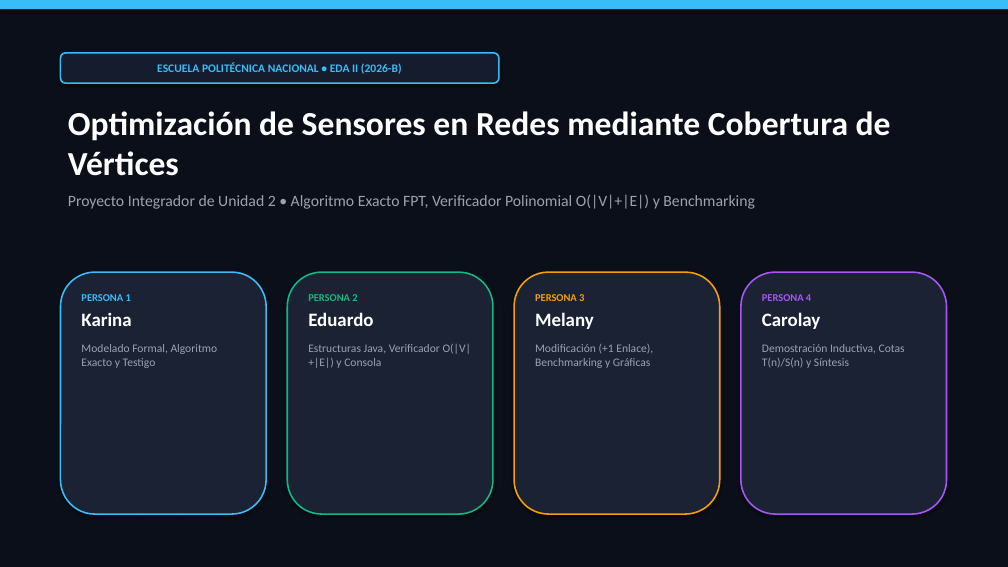
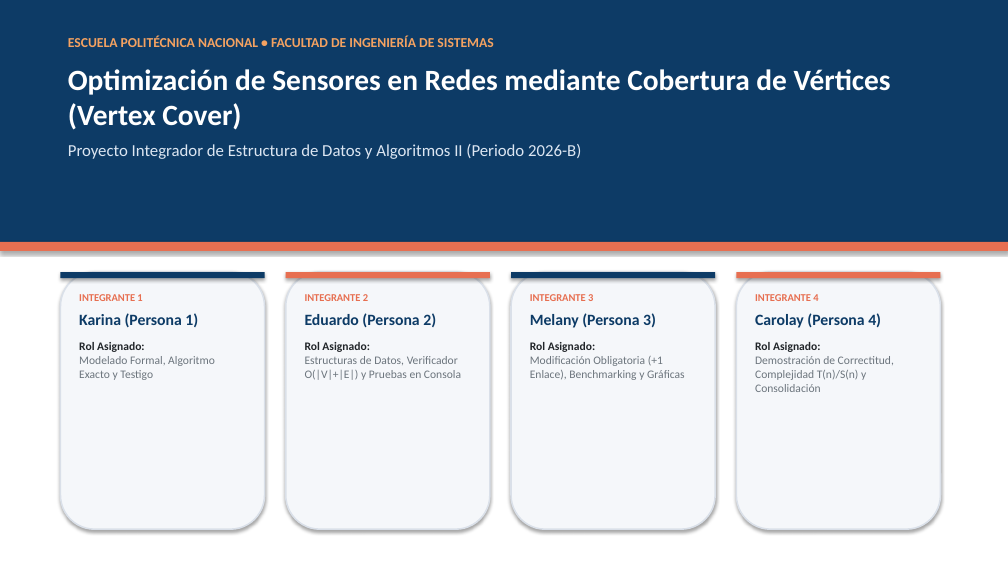
Before and after one commit to Edhuar29/Grupo4_Proyecto_EDA2_VertexCover, a slide deck: slide 1 of docs/Plantilla_Presentacion_EDA2_Equipo4.pptx. Drawn at 1008x567 pixels with LibreOffice and Linux fonts; fonts in the diff are those of the drawing. Boxes give left, top, right and bottom in pixels: in the first picture for what was removed or moved away, otherwise in the second. Text is boxed around its words. In the diff, an @@ line names an element or a change of style, - is before the commit and + after.

Commit message:
refactor: simplificar estructura de paquetes en src y actualizar plantilla de informe

```diff
--- a/docs/Plantilla_Presentacion_EDA2_Equipo4.pptx
+++ b/docs/Plantilla_Presentacion_EDA2_Equipo4.pptx
@@ rectangle: place and size @@
-rectangle at (0, 0, 1008, 567)
+rectangle at (0, 0, 1008, 242)
@@ rectangle at (0, 0, 1008, 242): fill #0B0F19 to #0D3B66 @@
@@ rounded rectangle removed at (60, 53, 499, 83) @@
-ESCUELA POLITÉCNICA NACIONAL • EDA II (2026-B)
@@ text at (68, 36, 891, 159): text changed; size 15 to 28 pt; text colour #9CA3AF to #FFFFFF; bold on @@
-Optimización de Sensores en Redes mediante Cobertura de Vértices
-Proyecto Integrador de Unidad 2 • Algoritmo Exacto FPT, Verificador Polinomial O(|V|+|E|) y Benchmarking
+ESCUELA POLITÉCNICA NACIONAL • FACULTAD DE INGENIERÍA DE SISTEMAS
+Optimización de Sensores en Redes mediante Cobertura de Vértices (Vertex Cover)
+Proyecto Integrador de Estructura de Datos y Algoritmos II (Periodo 2026-B)
@@ rectangle: place and size @@
-rectangle at (0, 0, 1008, 9)
+rectangle at (0, 242, 1008, 251)
@@ rectangle at (0, 242, 1008, 251): fill #38BDF8 to #E76F51 @@
@@ rounded rectangle: place and size @@
-rounded rectangle at (60, 272, 266, 514)
+rounded rectangle at (60, 272, 265, 529)
@@ rounded rectangle at (60, 272, 265, 529): fill #1A2233 to #F5F7FA; outline #38BDF8 1.5 pt to #DAE0E9 1.5 pt @@
@@ rectangle added at (60, 272, 265, 278), fill #0D3B66 @@
@@ text at (79, 294, 198, 352): text changed; size 10 to 15 pt; text colour #38BDF8 to #0D3B66 @@
-PERSONA 1
-Karina
+INTEGRANTE 1
+Karina (Persona 1)
+Rol Asignado:
@@ rounded rectangle: place and size @@
-rounded rectangle at (287, 272, 493, 514)
+rounded rectangle at (286, 272, 490, 529)
@@ rounded rectangle at (286, 272, 490, 529): fill #1A2233 to #F5F7FA; outline #10B981 1.5 pt to #DAE0E9 1.5 pt @@
@@ rectangle added at (286, 272, 490, 278), fill #E76F51 @@
@@ text at (305, 294, 461, 380): text changed; text colour #9CA3AF to #6C757D @@
-PERSONA 2
-Eduardo
-Estructuras Java, Verificador O(|V|+|E|) y Consola
+INTEGRANTE 2
+Eduardo (Persona 2)
+Rol Asignado:
+Estructuras de Datos, Verificador O(|V|+|E|) y Pruebas en Consola
@@ rounded rectangle: place and size @@
-rounded rectangle at (514, 272, 720, 514)
+rounded rectangle at (511, 272, 715, 529)
@@ rounded rectangle at (511, 272, 715, 529): fill #1A2233 to #F5F7FA; outline #F59E0B 1.5 pt to #DAE0E9 1.5 pt @@
@@ rectangle added at (511, 272, 715, 278), fill #0D3B66 @@
@@ text at (530, 294, 685, 380): text changed; text colour #9CA3AF to #6C757D @@
-PERSONA 3
-Melany
-Modificación (+1 Enlace), Benchmarking y Gráficas
+INTEGRANTE 3
+Melany (Persona 3)
+Rol Asignado:
+Modificación Obligatoria (+1 Enlace), Benchmarking y Gráficas
@@ rounded rectangle: place and size @@
-rounded rectangle at (741, 272, 947, 514)
+rounded rectangle at (737, 272, 941, 529)
@@ rounded rectangle at (737, 272, 941, 529): fill #1A2233 to #F5F7FA; outline #A855F7 1.5 pt to #DAE0E9 1.5 pt @@
@@ rectangle added at (737, 272, 941, 278), fill #E76F51 @@
@@ text at (755, 294, 894, 392): text changed; text colour #9CA3AF to #6C757D @@
-PERSONA 4
-Carolay
-Demostración Inductiva, Cotas T(n)/S(n) y Síntesis
+INTEGRANTE 4
+Carolay (Persona 4)
+Rol Asignado:
+Demostración de Correctitud, Complejidad T(n)/S(n) y Consolidación
@@ text at (79, 356, 215, 380): text colour #9CA3AF to #6C757D in "Modelado Formal, Algoritmo Exacto y Testigo" @@
```
Also in this commit, not shown: 12 other slides changed, 1 slide added, 1 slide removed, 14 other files.
